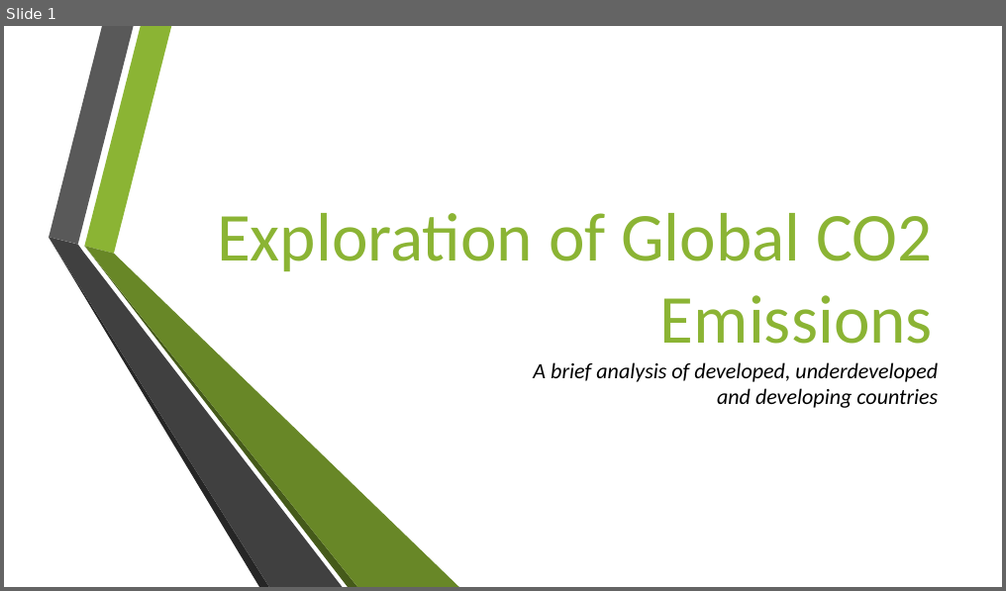
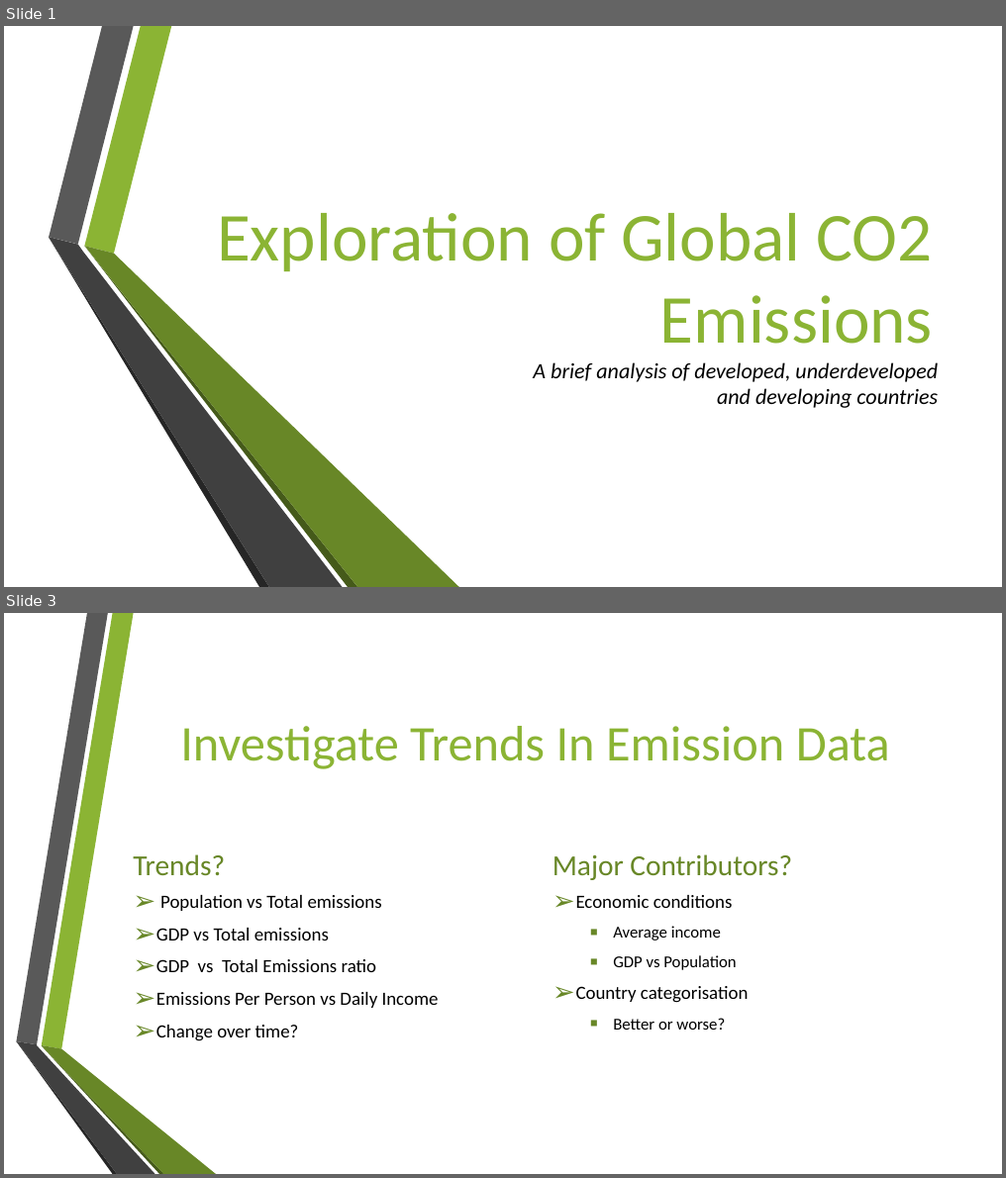
Before and after one commit to au-jr/Group-3-Project-3, a slide deck: Presentation.pptx. Shown one above the other, each under a label of ours: slide 1 before the commit, slides 1 and 3 after it; the slides between them are not shown. The pictures are 1006x591 and 1006x1178 pixels, drawn with LibreOffice and Linux fonts; fonts in the diff are those of the drawing; background and template pictures are left out. Boxes give left, top, right and bottom in pixels: in the first picture for what was removed or moved away, otherwise in the second. Text is boxed around its words. In the diff, an @@ line names an element or a change of style, - is before the commit and + after.

```diff
--- a/Presentation.pptx
+++ b/Presentation.pptx
@@ slide 3 added at <box>4,613,1002,1174</box>, background picture (left out) @@
@@ title added at <box>180,726,890,769</box>, 48 pt, text #8BB434 @@
+Investigate Trends In Emission Data
@@ text added at <box>133,855,225,876</box>, 28 pt, text #688727 @@
+Trends?
@@ text added at <box>552,855,792,880</box>, 28 pt, text #688727 @@
+Major Contributors?
@@ text added at <box>156,895,439,1042</box>, 18 pt, text #000000 @@
+➢ Population vs Total emissions
+➢ GDP vs Total emissions
+➢ GDP vs Total Emissions ratio
+➢ Emissions Per Person vs Daily Income
+➢ Change over time?
@@ text added at <box>576,895,748,1030</box>, 16 pt, text #000000 @@
+➢ Economic conditions
+  ▪ Average income
+  ▪ GDP vs Population
+➢ Country categorisation
+  ▪ Better or worse?
@@ group added at <box>16,613,216,1174</box>: 6 freeform shapes @@
```
Also in this commit, not shown: 1 other slide changed, 1 other slide added, 3 slides removed, 2 other files.
